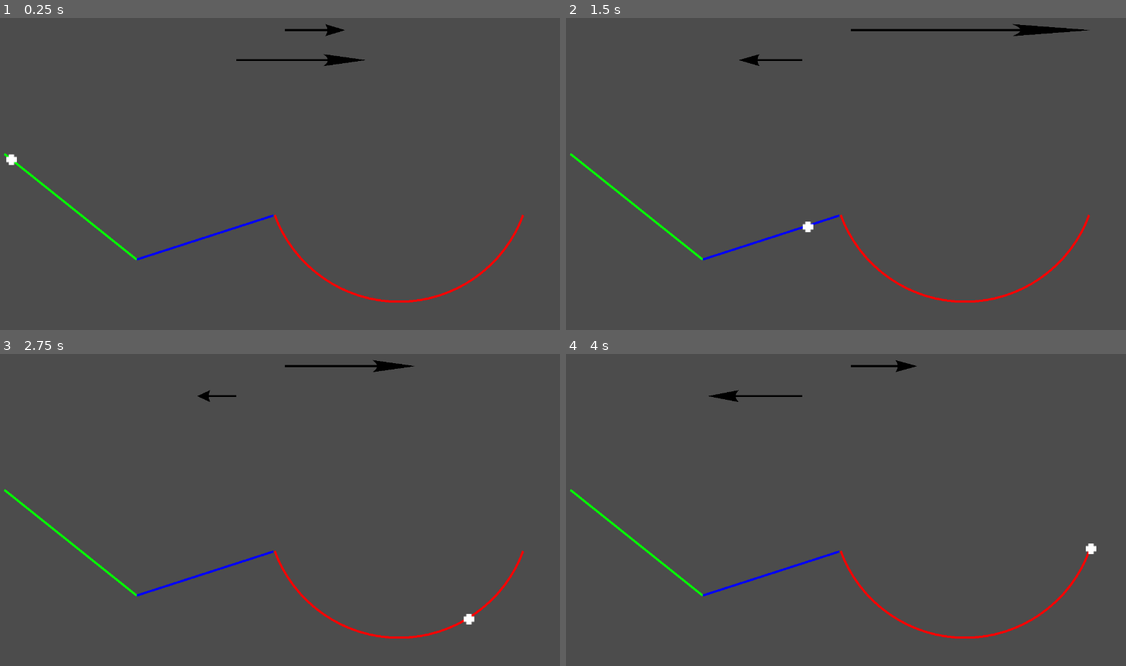
Above: before the commit, frames 1-4 (two rows, left to right).
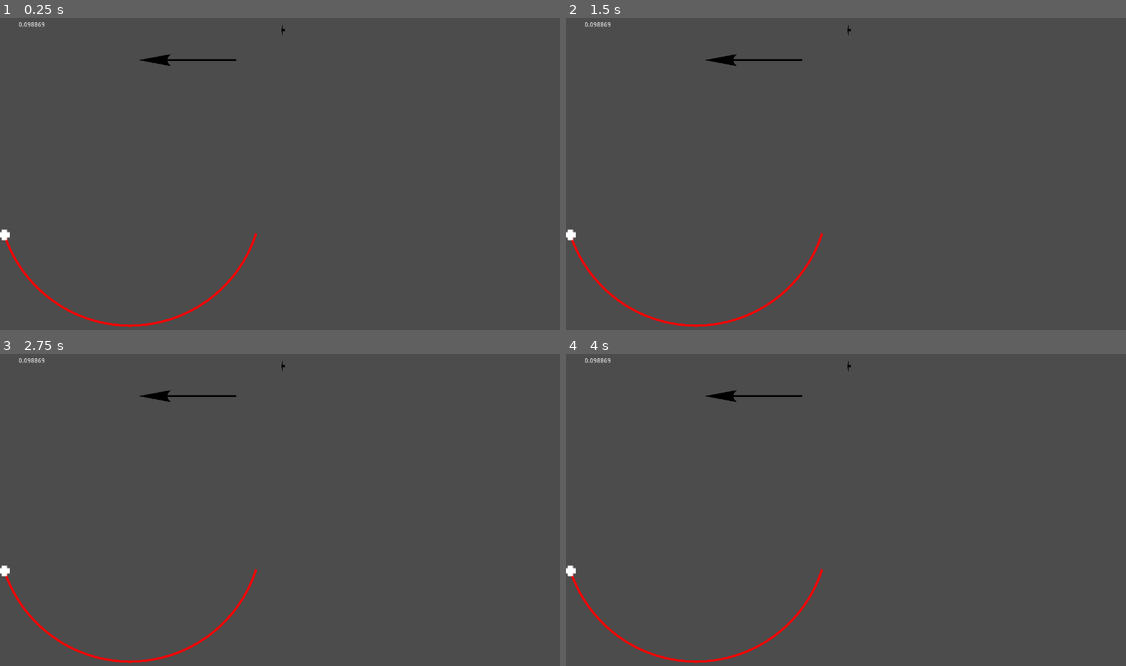
Above: after the commit, the same moments.

Repository: GalileoCap/GDT_CualqierCaida
Game: Godot game, scene res://Scenes/Main.tscn
The game is run twice, just before and just after one commit, with the same random seed, the same clock (stepped at 60 frames per second) and the same inputs.
Inputs:
- Up to frame 1 (0.25 s): no input
- Up to frame 2 (1.5 s): no input
- Up to frame 3 (2.75 s): no input
- Up to frame 4 (4 s): no input

The runs differ from the first frame. In frame 1, 2.1% of the frame differs, in the area x 0-94%, y 1-100%; in frame 2, 2.2%; in frame 3, 2.0%; in frame 4, 1.7%.

Commit message:
Ahora checkea dentro de qe rampa esta y a qe rampa se va. Y corregimos el eje Y en la rampa circular.i

Diff:
--- a/Scenes/Linea.gd
+++ b/Scenes/Linea.gd
@@ -13,7 +13,7 @@
 		var angulo_hasta = angulo_ini + i * (angulo_fin-angulo_ini) / cuantas_veces
 		var desde = centro + Vector2(cos(angulo_desde), -sin(angulo_desde)) * radio
 		var hasta = centro + Vector2(cos(angulo_hasta), -sin(angulo_hasta)) * radio
-		printt("Angulos:", i, desde, hasta, angulo_desde, angulo_hasta)
+#DBG		printt("Angulos:", i, desde, hasta, angulo_desde, angulo_hasta)
 
 		draw_line(desde, hasta, color, 5.0)
 
--- a/Scenes/Main.gd
+++ b/Scenes/Main.gd
@@ -19,14 +19,6 @@
 var t = 0 #Tiempo pasado desde el inicio
 var Pista = Array()
 
-func _ready():
-	#Pongo a la pelota en su posicion inicial
-	$Pelota.position.x = posIn_x * escala
-	$Pelota.position.y = posIn_y * escala
-
-	pista_LbLsCh()
-	arreglar_pista(Pista)
-
 func pista_LbLsCh():
 	#El orden de las rampas
 	Pista.push_back(rampa_L_baja())
@@ -37,8 +29,6 @@
 func rampa_L_baja():
 	var rampa1 = {}
 	rampa1.T = "L" #Qe estilo de rampa es ("L" = Lineal)
-	rampa1.x0 = posIn_x #El inicio de la rampa
-	rampa1.y0 = posIn_y #(si no lo especificamos el programa continua la rampa anterior)
 	rampa1.Dx = 3.0 #Cuanto cambia la rampa en x
 	rampa1.Dy = + 2.40 #Y el Y
 	rampa1.alfa = atan2(rampa1.Dy, rampa1.Dx) #El angulo de la pendiente
@@ -48,7 +38,7 @@
 func rampa_L_sube():
 	var rampa2 = {}
 	rampa2.T = "L"
-	rampa2.Dx = + 3.10
+	rampa2.Dx = 3.10
 	rampa2.Dy = - 1.0
 	rampa2.alfa = atan2(rampa2.Dy, rampa2.Dx)
 	rampa2.col = Color(0, 0, 100)
@@ -59,7 +49,7 @@
 	rampa3.T = "C" #"C" = circular
 	rampa3.r = 3.0 #Radio
 	rampa3.Dx = rampa3.r * 1.9 #1.9 asi siempre es mas chico qe el radio
-	rampa3.Dy = -0.000001 #Restamos esto para qe y1 e y0 no sean iguales
+	rampa3.Dy = 0.000001 #Restamos esto para qe y1 e y0 no sean iguales
 	rampa3.col = Color(100, 0, 0)
 	return(rampa3)
 
@@ -67,8 +57,8 @@
 	return(sqrt(pow(par.x1 - par.x0, 2) + pow(par.y1 - par.y0, 2)))
 
 func arreglar_pista(pista):
-	var x0ant
-	var y0ant
+	var x0ant = posIn_x #El inicio de la rampa
+	var y0ant = posIn_y #(si no lo especificamos el programa continua la rampa anterior)
 
 	for parte in pista:
 		#Si no especificamos inicio, qe la continue de la anterior
@@ -122,8 +112,8 @@
 	#XXXXARREGLARXXXX Veamos si hay alguna forma de qe lo eliga por su cuenta el programa
 	par.xc = xcB
 	par.yc = ycB
-	par.a0 = -atan2(par.y0 - par.yc, par.x0 - par.xc)
-	par.a1 = -atan2(par.y1 - par.yc, par.x1 - par.xc)
+	par.a0 = atan2(par.y0 - par.yc, par.x0 - par.xc)
+	par.a1 = atan2(par.y1 - par.yc, par.x1 - par.xc)
 
 	printt("Par circulo:", par)
 	return(par)
@@ -137,7 +127,7 @@
 	$Pelota.position.x += dd * cos(alfa) * escala #Transformo la posicion sobre la rampa en coordenadas
 	$Pelota.position.y += dd * sin(alfa) * escala
 	#A: Integre en la posicion el cambio qe produjo la aceleracion de esta rampa
-	printt("R1 y R2:", $Pelota.position.x, $Pelota.position.y)
+	printt("RL:", $Pelota.position.x, $Pelota.position.y)
 
 #Calcula la posicion sobre la rampa redonda, el chiste es qe la imaginamos como muchos
 #mini planos, por lo qe podemos hacer el calculo del plano una y otra vez para
@@ -154,16 +144,32 @@
 	$Pelota.position.x = (mix + dd * cos(alfa)) * escala
 	$Pelota.position.y = (temp1 + rampa3.yc) * escala
 
-	printt("R3:",  mix - rampa3.xc, alfa * 180 / PI, dd, vr, ar)
+	var proxima_rampa = 0 #Por defecto segimos en esta
+	if rampa3.x0 * escala > $Pelota.position.x:
+		proxima_rampa = -1 #Nos fuimos para la anterior
+	elif rampa3.x1 * escala < $Pelota.position.x:
+		proxima_rampa = 1 #Nos fuimos para la sigiente
+
+	printt("RC:",  {"prox":proxima_rampa, "dc":mix - rampa3.xc, "angulo":alfa * 180 / PI, "dd":dd})
+	return(proxima_rampa)
+
+func _ready():
+	#Pongo a la pelota en su posicion inicial
+	$Pelota.position.x = posIn_x * escala
+	$Pelota.position.y = posIn_y * escala
+
+	Pista.push_back(rampa_C_horizontal())
+	arreglar_pista(Pista)
 
 #A cada instante
 func _process(delta):
 	#Pusimos dos flechas en la pantalla qe al crecer y achicarse marcan el cambio en:
 	$Velocimetro.scale.x = vr / 10 #La velocidad
 	$Acelerometro.scale.x = ar / 20 #La aceleracion
+	$Posicion.text = str($Pelota.position.x / escala)
 
 	for parte in Pista:
-		if $Pelota.position.x < parte.x1 * escala and $Pelota.position.x >= parte.x0 * escala:
+		if parte.x0 * escala <= $Pelota.position.x and $Pelota.position.x < parte.x1 * escala:
 			if parte.T == "C":
 				calculo_rampa_redonda(delta, parte)
 			else:
--- a/Scenes/Main.tscn
+++ b/Scenes/Main.tscn
@@ -34,3 +34,23 @@
 texture = ExtResource( 5 )
 centered = false
 _sections_unfolded = [ "Offset" ]
+
+[node name="Posicion" type="Label" parent="." index="4"]
+
+anchor_left = 0.0
+anchor_top = 0.0
+anchor_right = 0.0
+anchor_bottom = 0.0
+margin_left = 42.0
+margin_top = 20.0
+margin_right = 82.0
+margin_bottom = 34.0
+rect_pivot_offset = Vector2( 0, 0 )
+rect_clip_content = false
+mouse_filter = 2
+mouse_default_cursor_shape = 0
+size_flags_horizontal = 1
+size_flags_vertical = 4
+percent_visible = 1.0
+lines_skipped = 0
+max_lines_visible = -1
